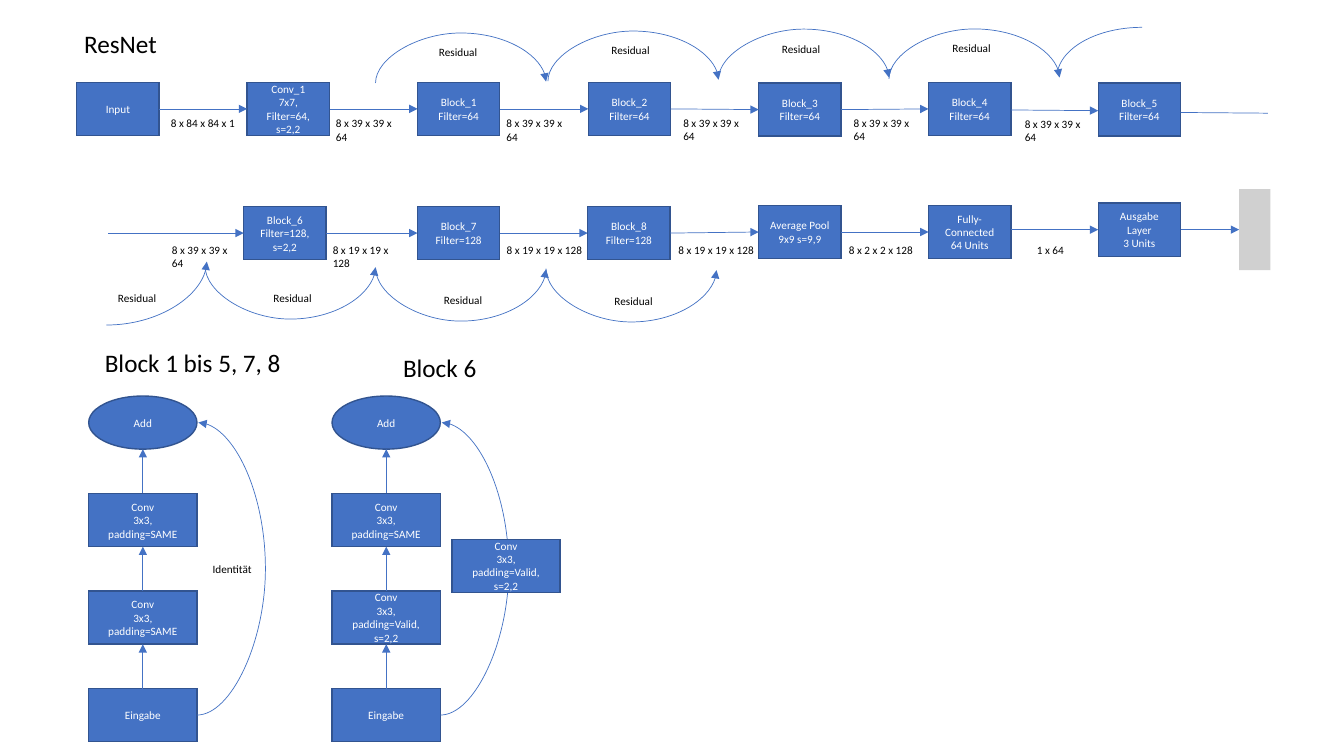
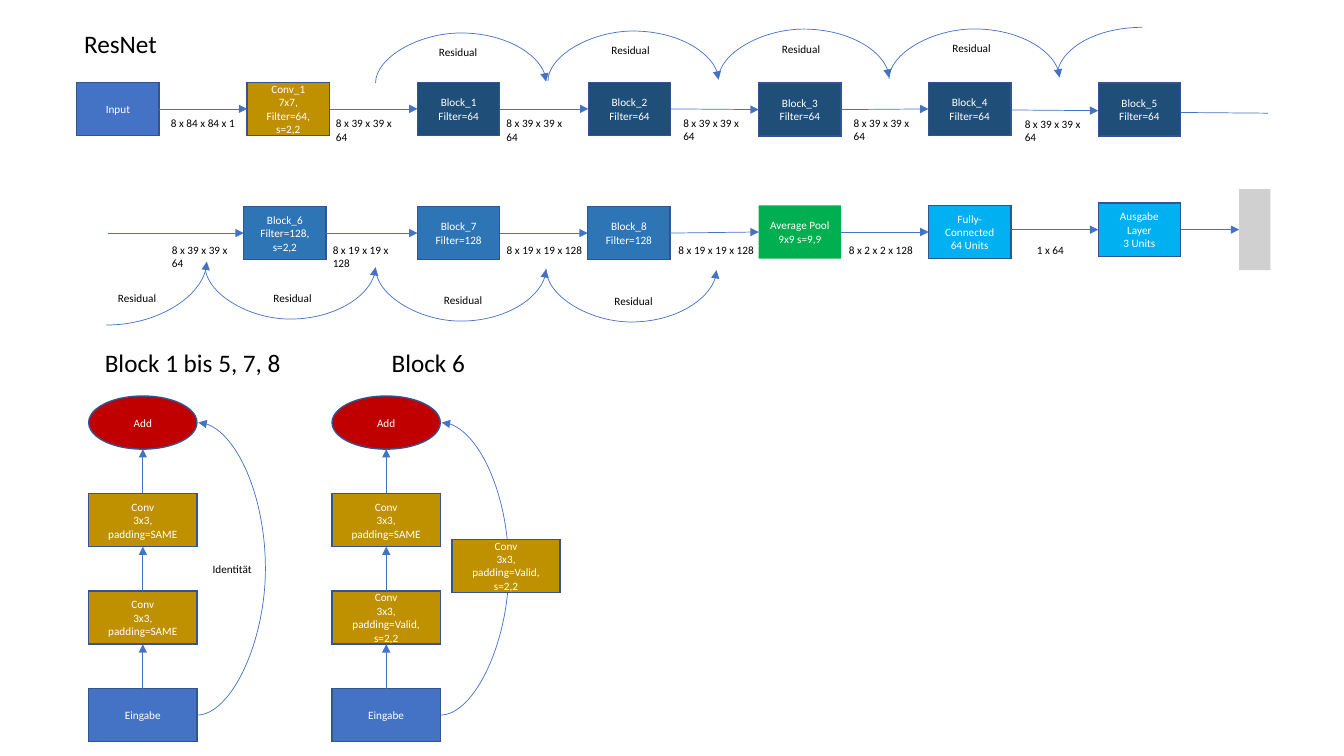
Before and after one commit to FrankSchaust/Bachelorarbeit, a slide deck: slide 6 of pictures/Inception.pptx. Drawn at 1344x756 pixels with LibreOffice and Linux fonts; fonts in the diff are those of the drawing; grey boxes stand for pictures. Boxes give left, top, right and bottom in pixels: in the first picture for what was removed or moved away, otherwise in the second. Text is boxed around its words. In the diff, an @@ line names an element or a change of style, - is before the commit and + after.

```diff
--- a/pictures/Inception.pptx
+++ b/pictures/Inception.pptx
@@ fill #4472C4 to #1F4E79 in 5 elements at (x1=417, y1=83, x2=500, y2=136), (x1=589, y1=83, x2=671, y2=136), (x1=759, y1=83, x2=842, y2=136), (x1=929, y1=83, x2=1011, y2=136), (x1=1099, y1=83, x2=1182, y2=136) @@
@@ fill #4472C4 to #2E75B6 in 3 elements at (x1=244, y1=207, x2=327, y2=260), (x1=417, y1=207, x2=500, y2=260), (x1=588, y1=207, x2=670, y2=260) @@
@@ rectangle "Average Pool" at (x1=759, y1=206, x2=842, y2=259): fill #4472C4 to #00B050; outline #325491 1 pt to none @@
@@ rectangle "Fully-Connected" at (x1=929, y1=206, x2=1011, y2=259): fill #4472C4 to #00B0F0 @@
@@ rectangle "Ausgabe Layer" at (x1=1099, y1=203, x2=1182, y2=256): fill #4472C4 to #00B0F0 @@
@@ text "Block 6" moved from (x1=403, y1=359, x2=477, y2=377) to (x1=392, y1=354, x2=465, y2=373) @@
@@ ellipse "Add" at (x1=89, y1=396, x2=197, y2=450): fill #4472C4 to #C00000 @@
@@ ellipse "Add" at (x1=332, y1=396, x2=440, y2=450): fill #4472C4 to #C00000 @@
@@ fill #4472C4 to #BF9000 in 6 elements at (x1=247, y1=83, x2=330, y2=136), (x1=89, y1=591, x2=197, y2=644), (x1=89, y1=494, x2=197, y2=547), (x1=332, y1=591, x2=440, y2=644), (x1=332, y1=494, x2=440, y2=547), (x1=452, y1=539, x2=560, y2=593) @@
```
Also in this commit, not shown: 5 other slides changed, 1 slide added, 16 other files.
